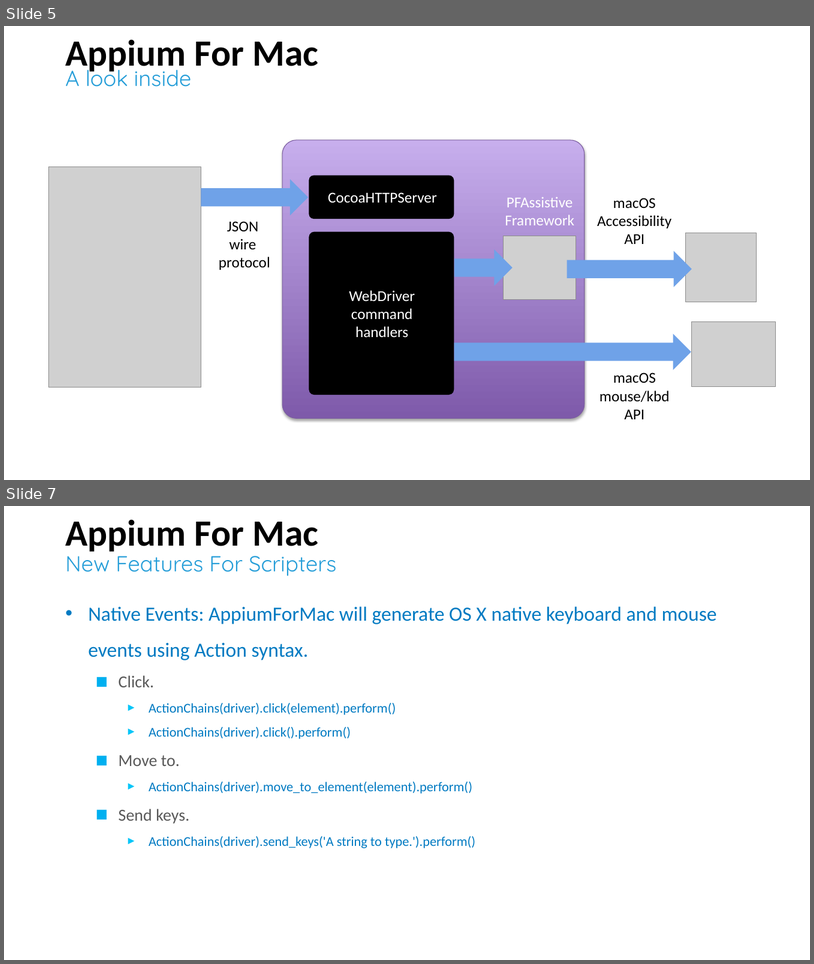
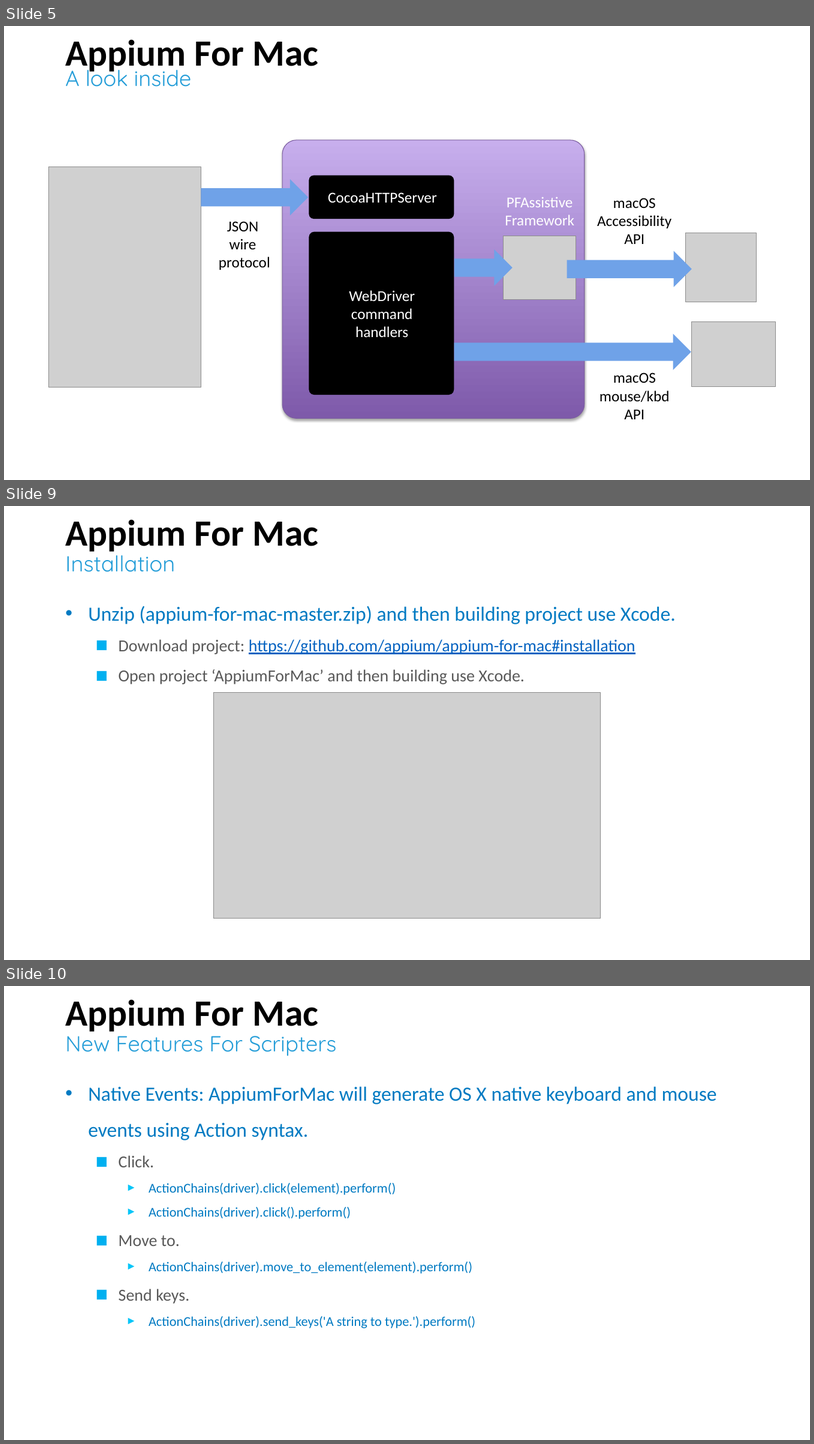
Before and after one commit to nmdong/appiumformac, a slide deck: Session 2 - Robot framework - Appium For MACOS.pptx. Shown one above the other, each under a label of ours: slides 5 and 7 before the commit, slides 5, 9 and 10 after it; the slides between them are not shown. The pictures are 814x964 and 814x1444 pixels, drawn with LibreOffice and Linux fonts; fonts in the diff are those of the drawing; grey boxes stand for pictures. Boxes give left, top, right and bottom in pixels: in the first picture for what was removed or moved away, otherwise in the second. Text is boxed around its words. In the diff, an @@ line names an element or a change of style, - is before the commit and + after.

```diff
--- a/Session 2 - Robot framework - Appium For MACOS.pptx
+++ b/Session 2 - Robot framework - Appium For MACOS.pptx
@@ slide 9 added at (4,506,810,960), background #FFFFFF @@
@@ title added at (65,519,318,552), 44 pt, text #000000, bold @@
+Appium For Mac
@@ text added at (65,549,175,572), 26 pt, text #249DD8 @@
+Installation
@@ text added at (88,606,676,684), 20 pt, text #595959 @@
+• Unzip (appium-for-mac-master.zip) and then building project use Xcode.
+  ■ Download project: https://github.com/appium/appium-for-mac#installation
+  ■ Open project ‘AppiumForMac’ and then building use Xcode.
@@ picture added at (214,693,601,918) @@
@@ what was slide 7 is now slide 10 @@
```
Also in this commit, not shown: 6 slides changed, 6 other slides added, 1 slide removed.
